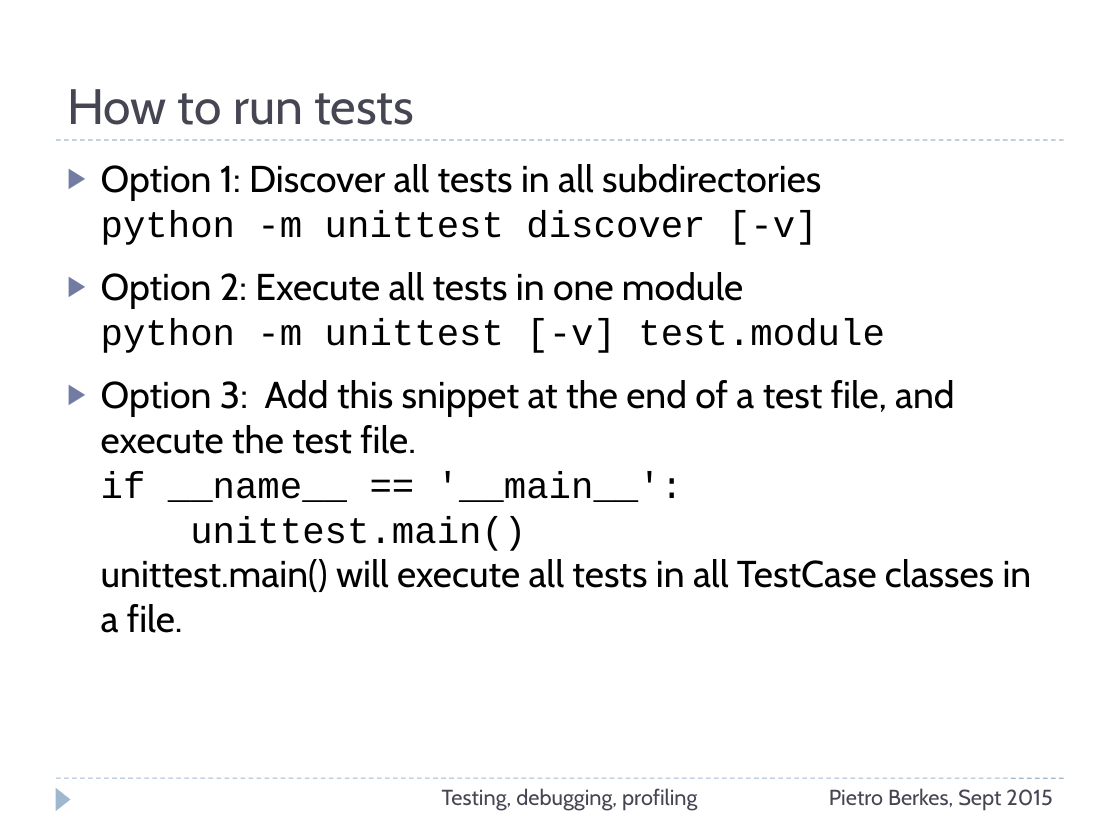
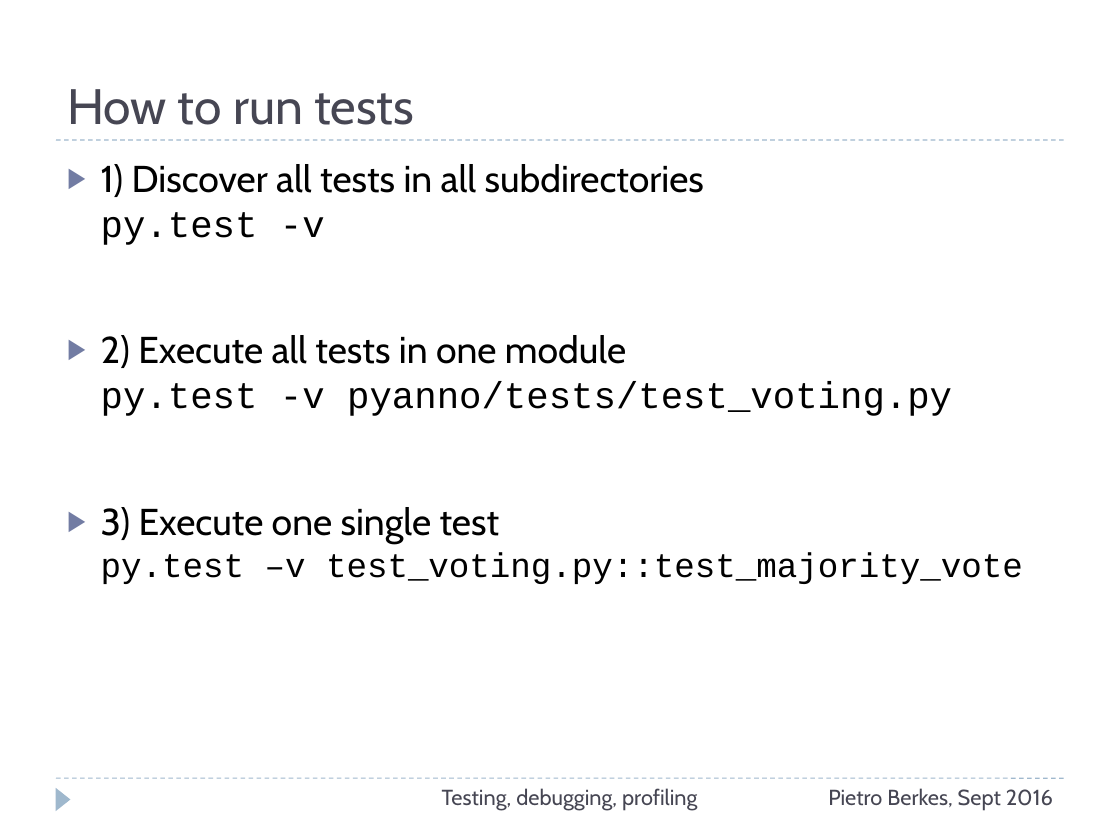
Before and after one commit to ASPP/testing_debugging_profiling, a slide deck: slide 21 of testing-debugging-profiling.pptx (slide 19 before the commit). Drawn at 1120x840 pixels with LibreOffice and Linux fonts; fonts in the diff are those of the drawing. Boxes give left, top, right and bottom in pixels: in the first picture for what was removed or moved away, otherwise in the second. Text is boxed around its words. In the diff, an @@ line names an element or a change of style, - is before the commit and + after.

```diff
--- a/testing-debugging-profiling.pptx
+++ b/testing-debugging-profiling.pptx
@@ text at (101,164,1023,584): text changed; font Cabin to Courier New @@
-▶ Option 1: Discover all tests in all subdirectories
-  python -m unittest discover [-v]
-▶ Option 2: Execute all tests in one module
-  python -m unittest [-v] test.module
-▶ Option 3: Add this snippet at the end of a test file, and execute the test file.
-  if __name__ == '__main__':
-  unittest.main()
-  unittest.main() will execute all tests in all TestCase classes in a file.
+▶ 1) Discover all tests in all subdirectories
+  py.test -v
+▶ 2) Execute all tests in one module
+  py.test -v pyanno/tests/test_voting.py
+▶ 3) Execute one single test
+  py.test –v test_voting.py::test_majority_vote
@@ text at (828,788,1053,811): text changed @@
-Pietro Berkes, Sept 2015
+Pietro Berkes, Sept 2016
```
Also in this commit, not shown: 75 other slides changed, 4 slides added, 2 slides removed, 1 other file.
